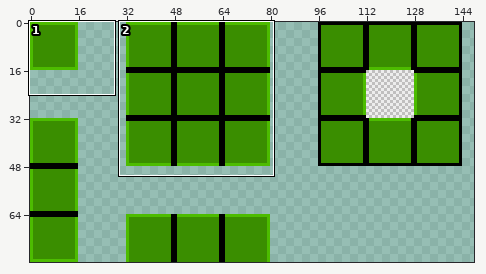
Two versions of one pixel-art file, resources/tileset.aseprite. The picture above shows the old version from afar; the outline marks the close-up.
Close-up. As it was:
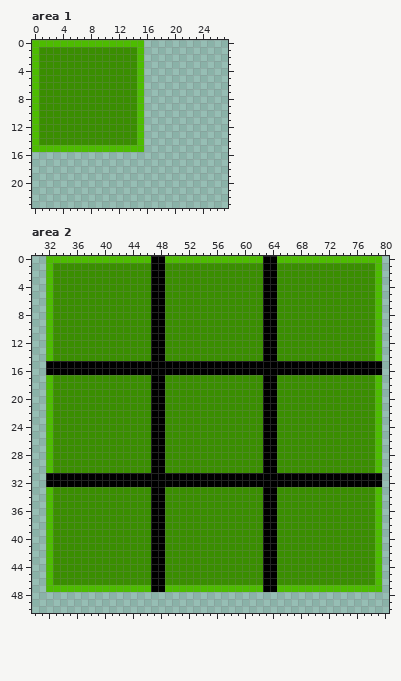
176x80 pixels, 1 frame. Shown: area 1: x 0..27, y 0..23; area 2: x 30..80, y 0..50. The wide view leaves out empty margins. The commit also changed other parts of the picture, which this record leaves out.
New version:
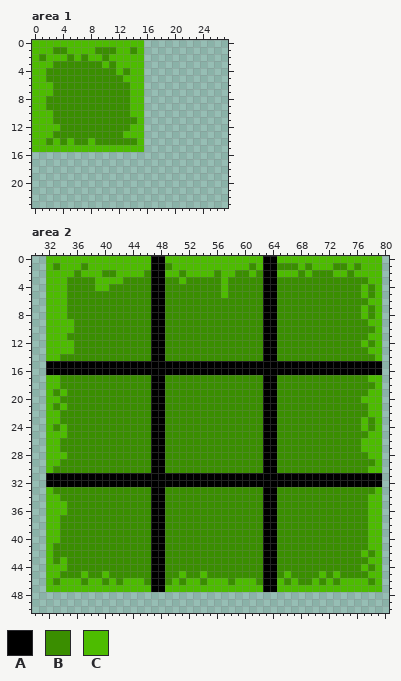
Palette (. is transparent): A #000000  B #3a8e00  C #4dbc00
Change:
Area 1:
The edit turns colour B into colour C in row 1 at x 1 to 2, 5 to 8 and 12 to 13; in row 2 at x 2 to 4, 6, 8 to 9 and 11 to 14; in row 3 at x 1 to 2, 10 and 12 to 14; in row 4 at x 1, 12 and 14; in row 5 at x 1 and 13 to 14; in rows 6 to 7 at x 1 to 2 and 14.
The edit turns colour B into colour C in rows 8 to 9 at x 1 and 14; in row 10 at x 1 to 2 and 14; in row 11 at x 1 to 2; in row 12 at x 1 to 3 and 14; in row 13 at x 1 to 2 and 13 to 14; in row 14 at x 1, 3, 5 and 8.
Area 2:
The edit turns colour B into colour C in row 1 at x 34 to 36, 38 to 46, 50 to 60, 62, 68, 70 to 72, 75 and 77 to 78; in row 2 at x 33 to 35, 37 to 39, 42 to 45, 49 to 50, 52 to 55, 57 to 58, 61, 65 to 67, 69, 73 to 74 and 76 to 78; in row 3 at x 33 to 34, 39 to 42, 51, 57 and 78; in row 4 at x 33 to 34, 39 to 40, 57 and 77; in row 5 at x 33 to 34, 57 and 77; in row 6 at x 33 to 34 and 78.
The edit turns colour B into colour C in rows 7 to 8 at x 33 to 34 and 77; in row 9 at x 33 to 35 and 78; in row 10 at x 33 to 35; in row 11 at x 33 to 34 and 78; in row 12 at x 33 to 35 and 77; in row 13 at x 33 to 35 and 78.
The edit turns colour B into colour C in row 14 at x 33; in row 17 at x 33 and 78; in row 18 at x 33; in row 19 at x 34 and 78; in row 20 at x 33 and 77 to 78; in row 21 at x 34 and 78.
The edit turns colour B into colour C in row 22 at x 33 and 78; in row 23 at x 33 and 77; in row 24 at x 34 and 77; in row 25 at x 33 to 34 and 78; in rows 26 to 27 at x 33 and 77 to 78; in row 28 at x 33 to 34 and 78.
The edit turns colour B into colour C in row 29 at x 33; in row 30 at x 78; in row 34 at x 33 and 78; in rows 35 to 36 at x 33 to 34 and 78; in rows 37 to 40 at x 33 and 78; in row 41 at x 78.
The edit turns colour B into colour C in row 42 at x 77; in row 43 at x 34 and 78; in row 44 at x 33 to 34 and 77; in row 45 at x 33, 37, 40, 51, 54, 66, 71, 73 and 78; in row 46 at x 34 to 36, 38 to 39, 41, 43 to 45, 50, 52 to 53, 55 to 57, 59 to 61, 65, 67, 70, 72 and 74 to 77.
Where, in picture pixels (left, top, right, bottom), the same in both close-ups:
changed: (39, 47, 137, 145)
changed: (53, 263, 375, 585)
